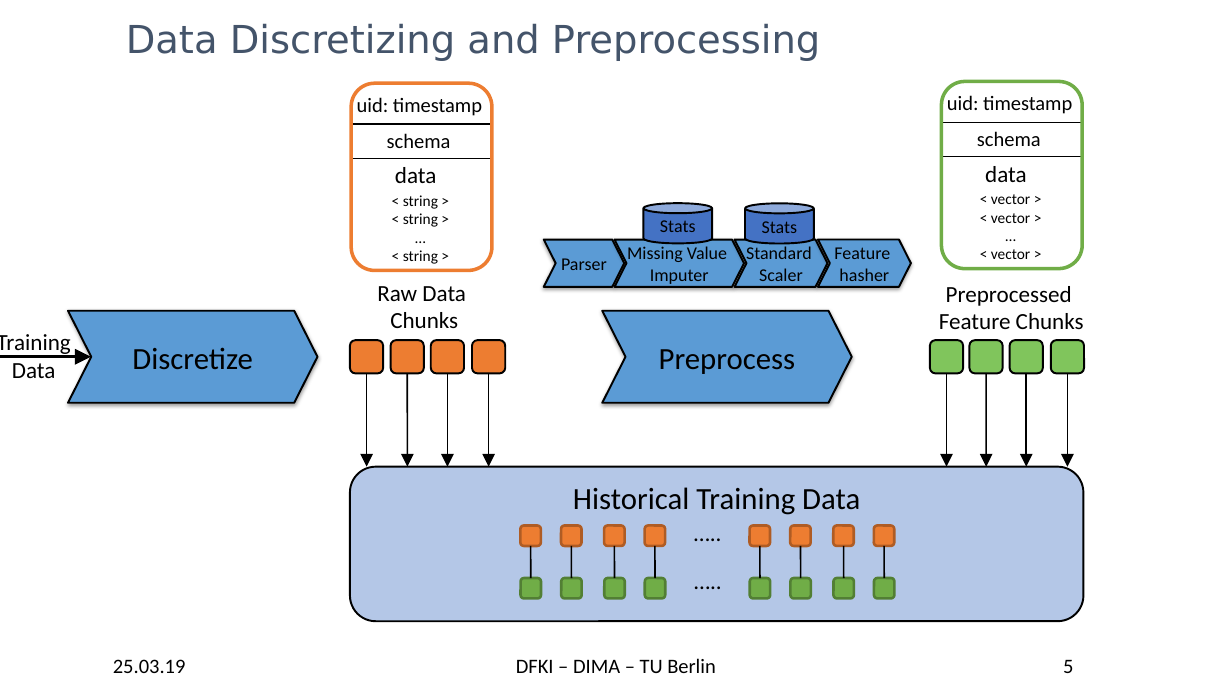
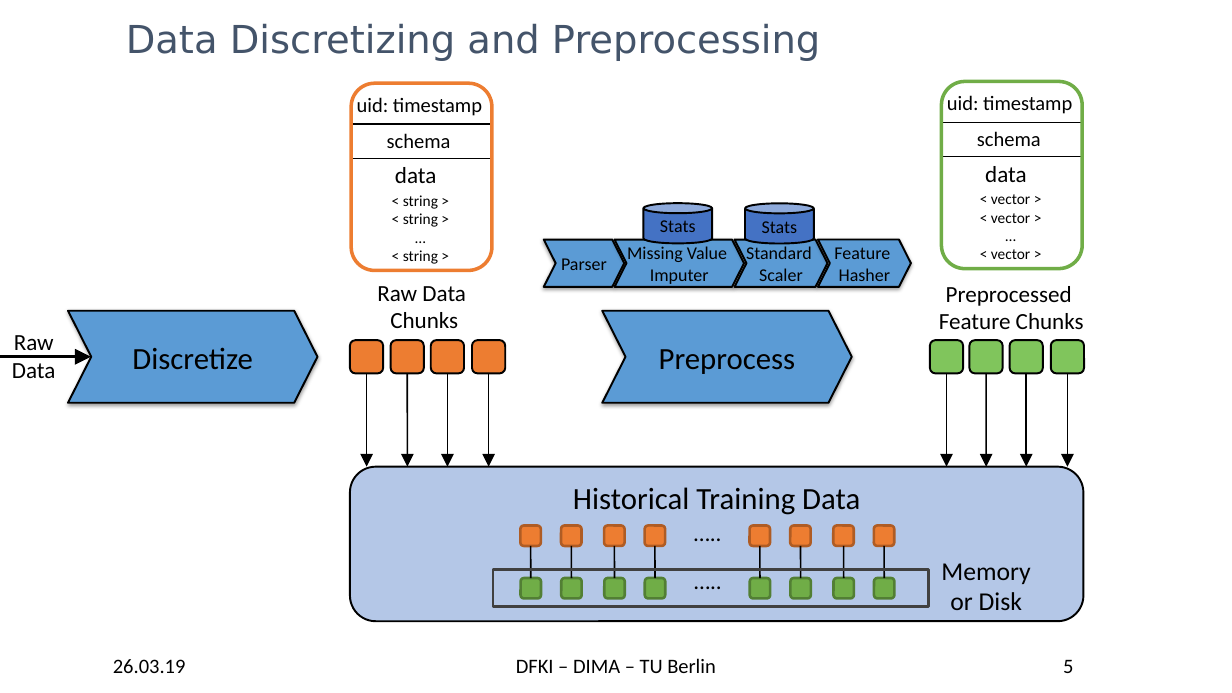
Before and after one commit to TU-Berlin-DIMA/continuous-pipeline-deployment, a slide deck: slide 5 of slides/edbt-2019/edbt-2019.pptx. Drawn at 1232x693 pixels with LibreOffice and Linux fonts; fonts in the diff are those of the drawing; background and template pictures are left out. Boxes give left, top, right and bottom in pixels: in the first picture for what was removed or moved away, otherwise in the second. Text is boxed around its words. In the diff, an @@ line names an element or a change of style, - is before the commit and + after.

```diff
--- a/slides/edbt-2019/edbt-2019.pptx
+++ b/slides/edbt-2019/edbt-2019.pptx
@@ text in chevron at bbox=[839, 268, 891, 281]: text changed @@
-hasher
+Hasher
@@ text at bbox=[14, 335, 54, 356]: text changed @@
-Training
+Raw
@@ rectangle added at bbox=[494, 569, 929, 606], outline #404040 2 pt @@
@@ text added at bbox=[941, 563, 1030, 610], 20 pt, text #000000 @@
+Memory
+or Disk
@@ text at bbox=[113, 659, 186, 673]: text changed @@
-25.03.19
+26.03.19
```
Also in this commit, not shown: 29 other slides changed.
